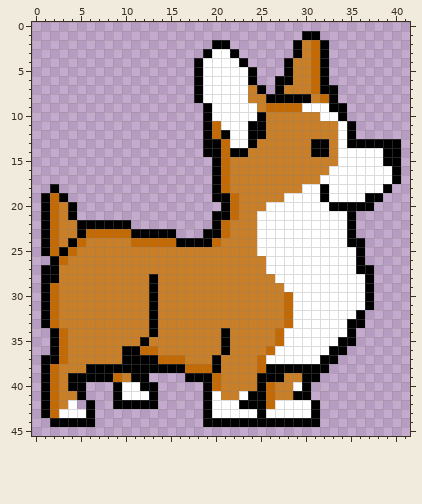
Pixel-art sprite -- unite/pixil-frame-0.png. That is the earlier state.
The file is 42x46 pixels. Colours within 5 levels of each other are drawn and written as one.
And afterwards:
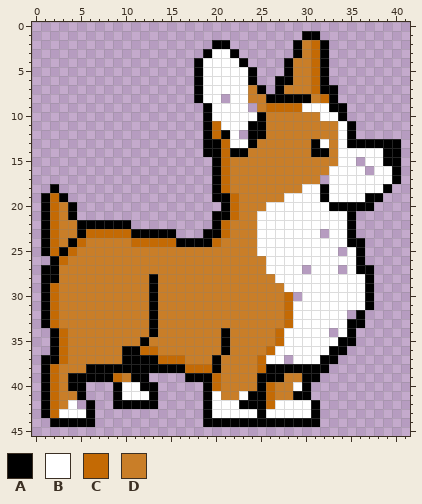
Palette (. is transparent): A #000000  B #ffffff  C #c46a04  D #c97e28
The exact change:
{"y":8,"x":21,"old":"B","new":"."}
{"y":9,"x":24,"old":"B","new":"."}
{"y":12,"x":23,"old":"B","new":"."}
{"y":13,"x":32,"old":"A","new":"B"}
{"y":15,"x":36,"old":"B","new":"."}
{"y":16,"x":37,"old":"B","new":"."}
{"y":17,"x":32,"old":"B","new":"."}
{"y":23,"x":32,"old":"B","new":"."}
{"y":25,"x":34,"old":"B","new":"."}
{"y":27,"x":30,"old":"B","new":"."}
{"y":27,"x":34,"old":"B","new":"."}
{"y":30,"x":29,"old":"B","new":"."}
{"y":32,"x":35,"old":"B","new":"."}
{"y":34,"x":33,"old":"B","new":"."}
{"y":37,"x":28,"old":"B","new":"."}
